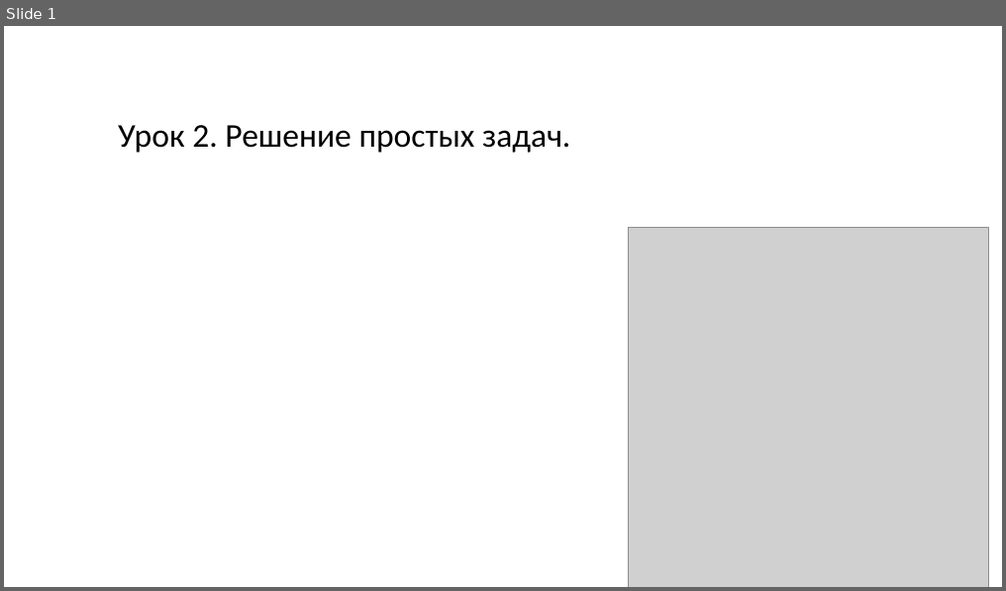
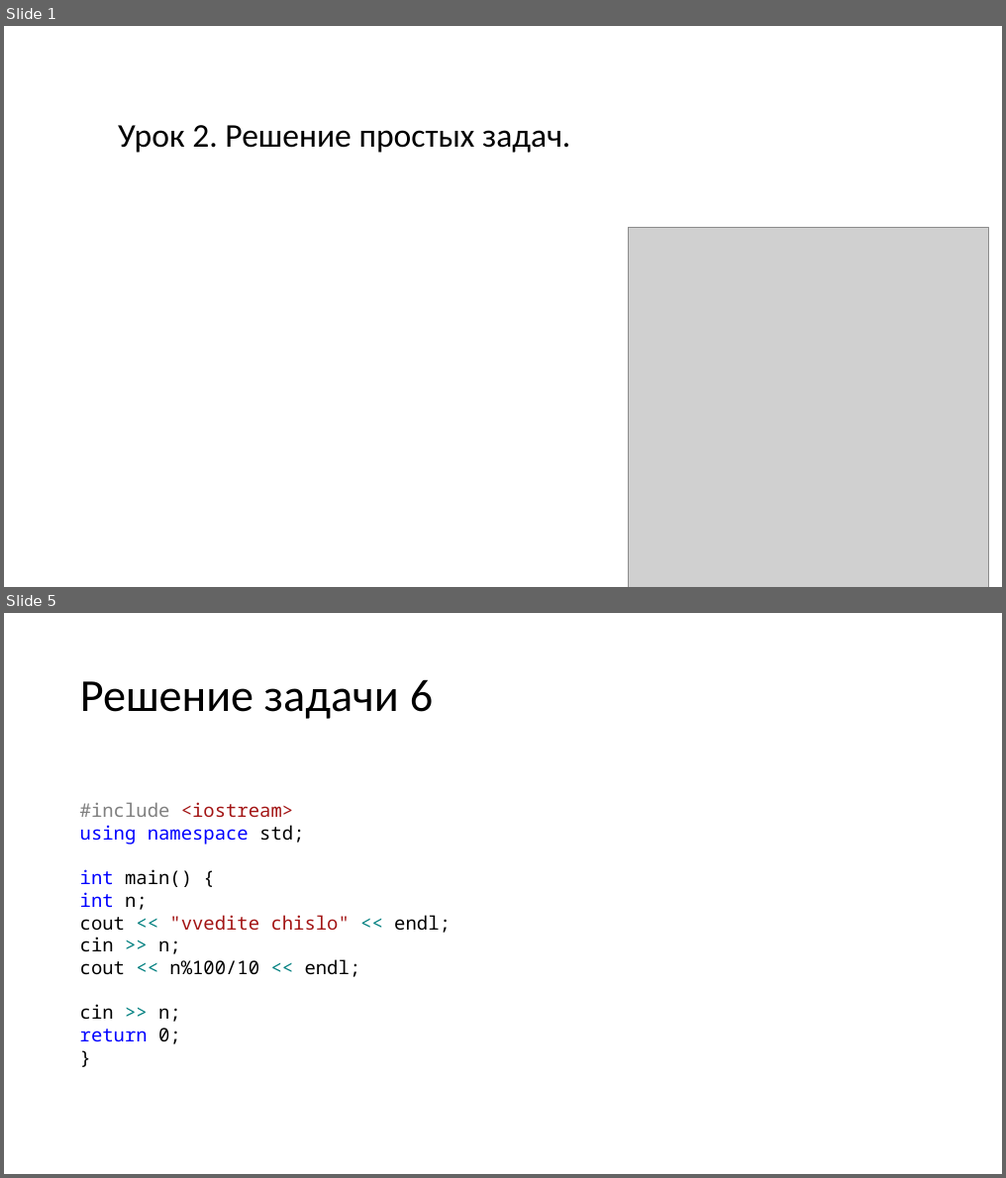
Before and after one commit to Klapeyron5/C-lessons-for-schoolchild-beginners, a slide deck: Урок 2/Урок 2.pptx. Shown one above the other, each under a label of ours: slide 1 before the commit, slides 1 and 5 after it; the slides between them are not shown. The pictures are 1006x591 and 1006x1178 pixels, drawn with LibreOffice and Linux fonts; fonts in the diff are those of the drawing; grey boxes stand for pictures. Boxes give left, top, right and bottom in pixels: in the first picture for what was removed or moved away, otherwise in the second. Text is boxed around its words. In the diff, an @@ line names an element or a change of style, - is before the commit and + after.

```diff
--- a/Урок 2/Урок 2.pptx
+++ b/Урок 2/Урок 2.pptx
@@ slide 5 added at (4,613,1002,1174), background #FFFFFF @@
@@ title added at (80,679,433,719), 44 pt, text #000000 @@
+Решение задачи 6
@@ text added at (80,802,450,1045), 18 pt, text #000000 @@
+#include <iostream>
+using namespace std;
+int main() {
+int n;
+cout << "vvedite chislo" << endl;
+cin >> n;
+cout << n%100/10 << endl;
+cin >> n;
+return 0;
+}
```
Also in this commit, not shown: 1 slide changed, 3 other slides added, 2 slides removed, 3 other files.
